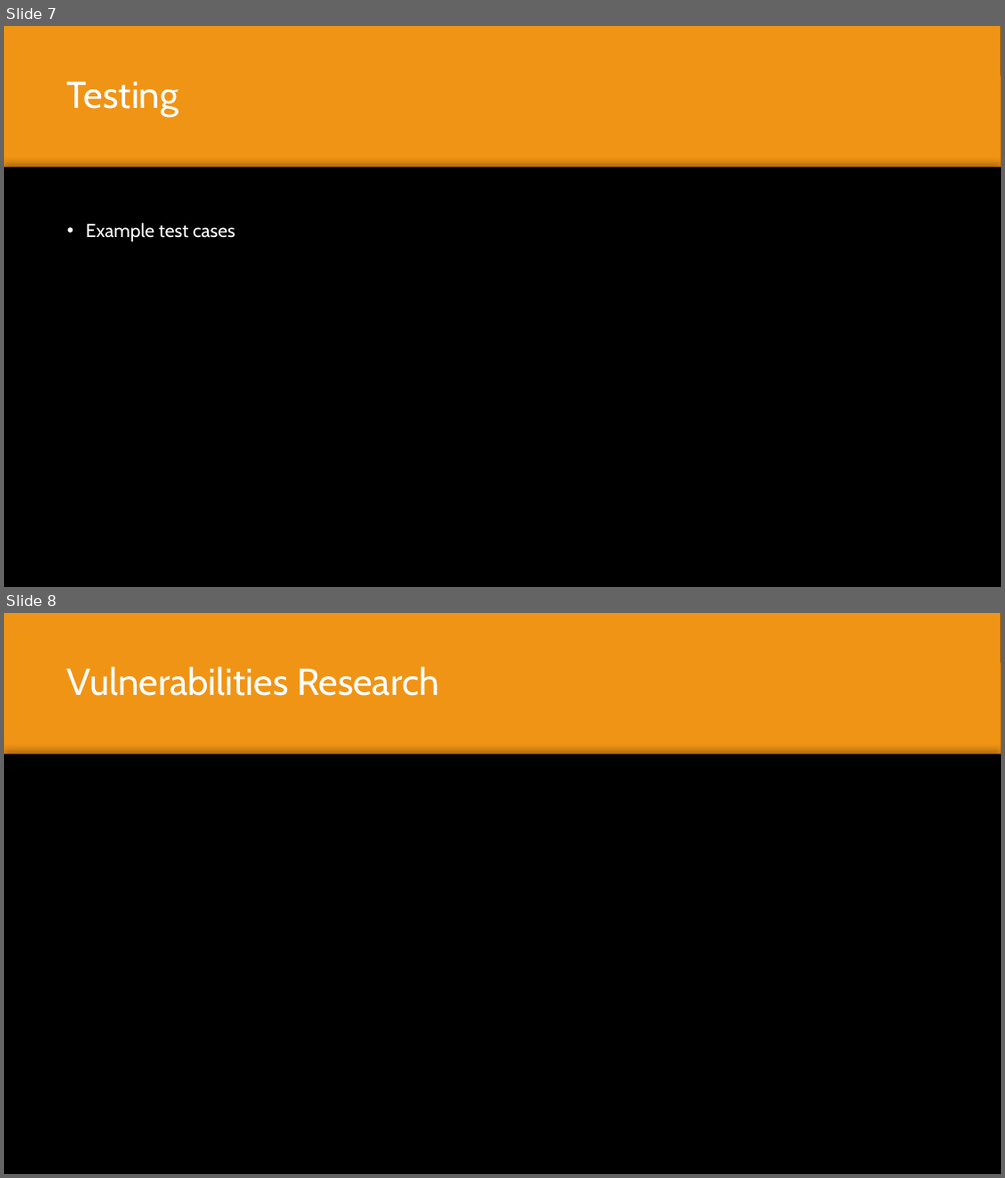
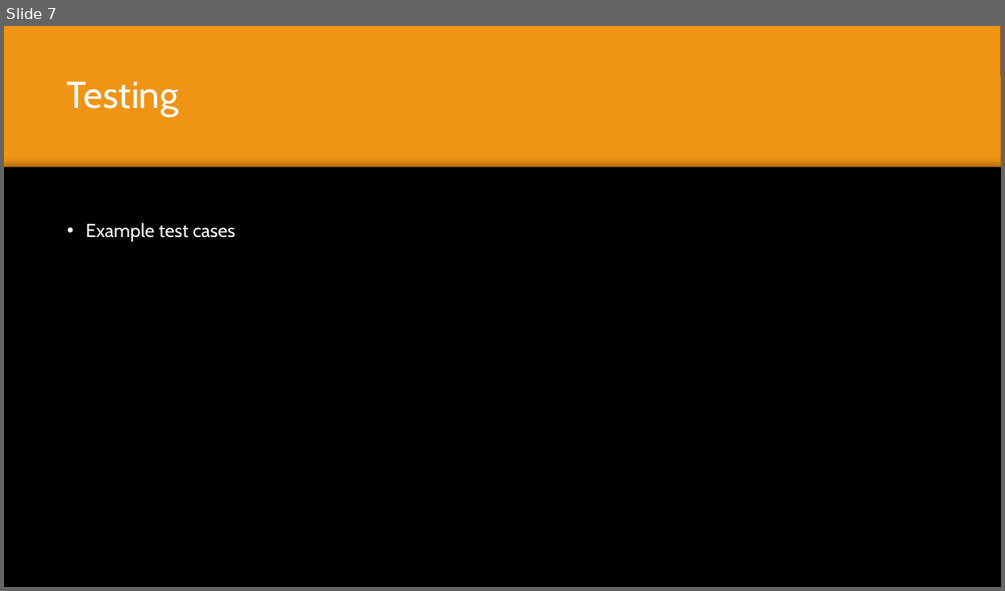
Before and after one commit to denizarikoglu/Repository, a slide deck: Files/Finle prgress, Team 1 Group 6.pptx. Shown one above the other, each under a label of ours: slides 7 and 8 before the commit, slide 7 after it. The pictures are 1005x1178 and 1005x591 pixels, drawn with LibreOffice and Linux fonts; fonts in the diff are those of the drawing; background and template pictures are left out. Boxes give left, top, right and bottom in pixels: in the first picture for what was removed or moved away, otherwise in the second. Text is boxed around its words. In the diff, an @@ line names an element or a change of style, - is before the commit and + after.

```diff
--- a/Files/Finle prgress, Team 1 Group 6.pptx
+++ b/Files/Finle prgress, Team 1 Group 6.pptx
@@ slide 8 removed at box(4, 613, 1001, 1174), background picture (left out); not listed: 2 template elements that a slide beside it also shows @@
@@ rectangle removed at box(4, 613, 1001, 1174) @@
@@ title removed at box(67, 666, 439, 696) @@
-Vulnerabilities Research
@@ rectangle removed at box(4, 755, 1001, 1174) @@
```
Also in this commit, not shown: 1 slide changed, 3 slides added.
